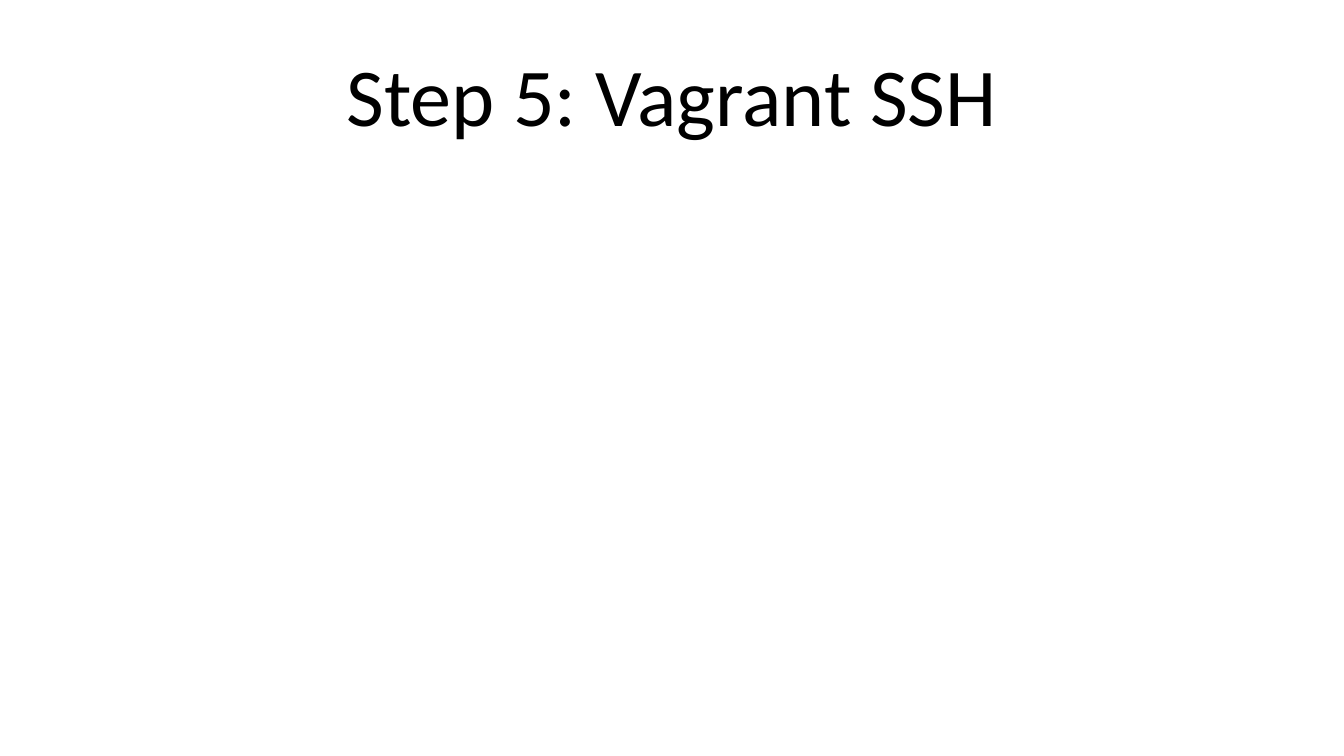
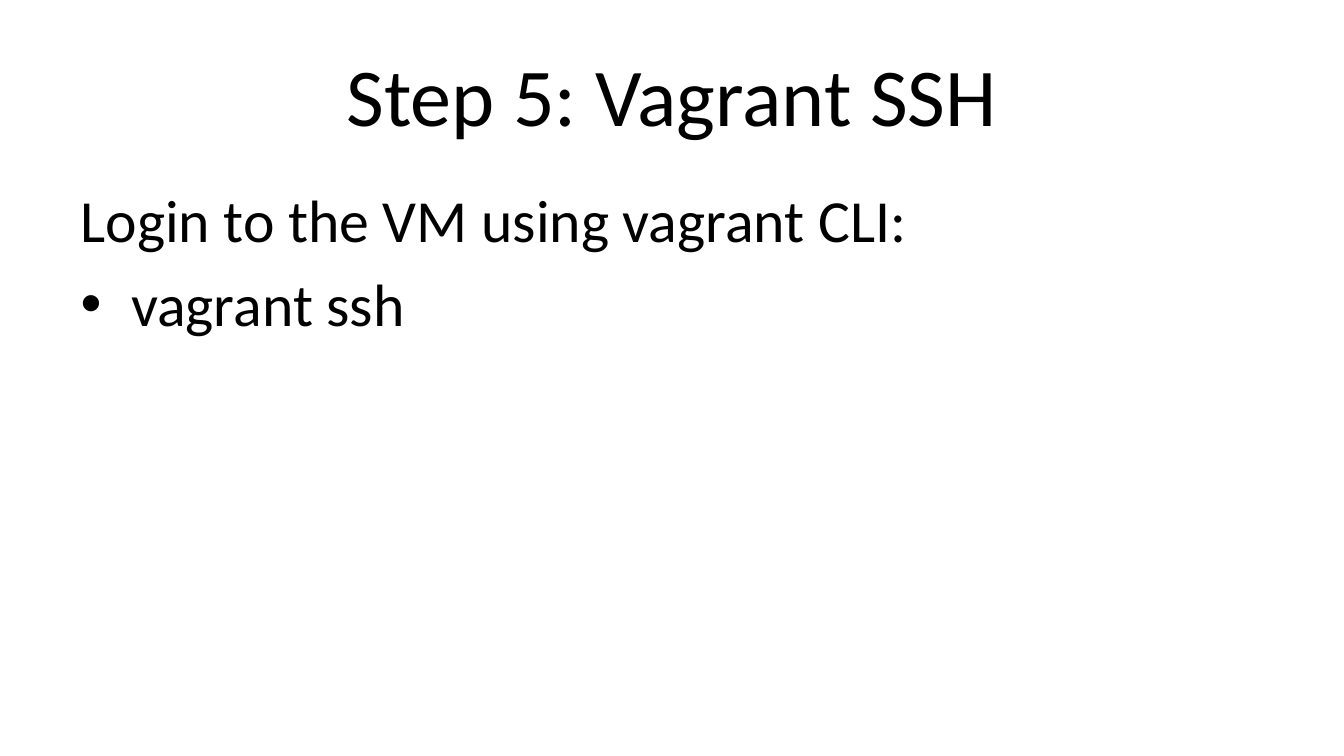
Before and after one commit to VMTrooper/VagrantBrownBag, a slide deck: slide 7 of Vagrant.pptx (slide 6 before the commit). Drawn at 1344x756 pixels with LibreOffice and Linux fonts; fonts in the diff are those of the drawing. Boxes give left, top, right and bottom in pixels: in the first picture for what was removed or moved away, otherwise in the second. Text is boxed around its words. In the diff, an @@ line names an element or a change of style, - is before the commit and + after.

```diff
--- a/Vagrant.pptx
+++ b/Vagrant.pptx
@@ text added at (x1=81, y1=200, x2=906, y2=337), 32 pt, text #000000 @@
+Login to the VM using vagrant CLI:
+• vagrant ssh
```
Also in this commit, not shown: 6 other slides changed, 6 slides added, 1 slide removed, 6 other files.
